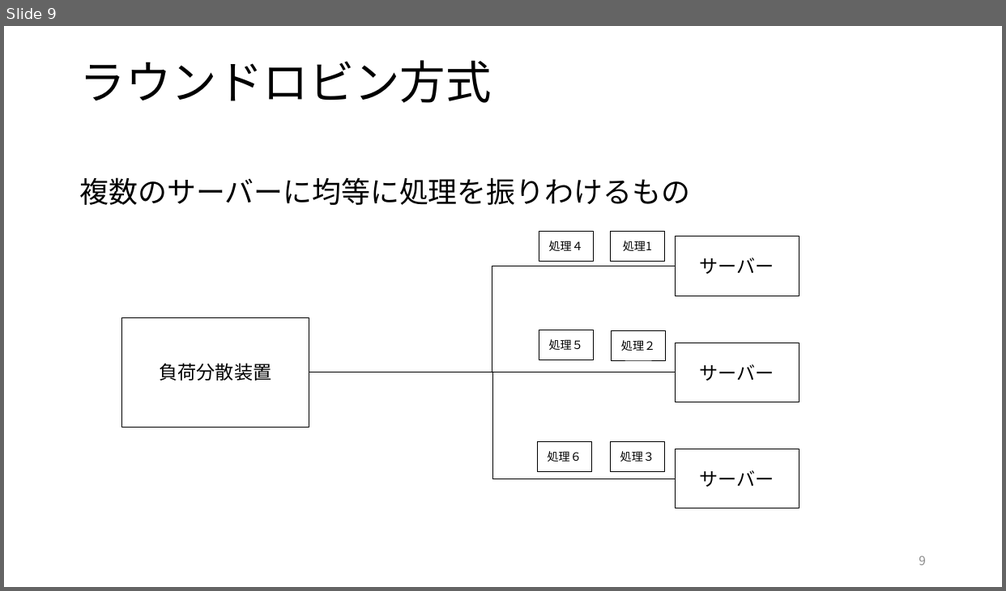
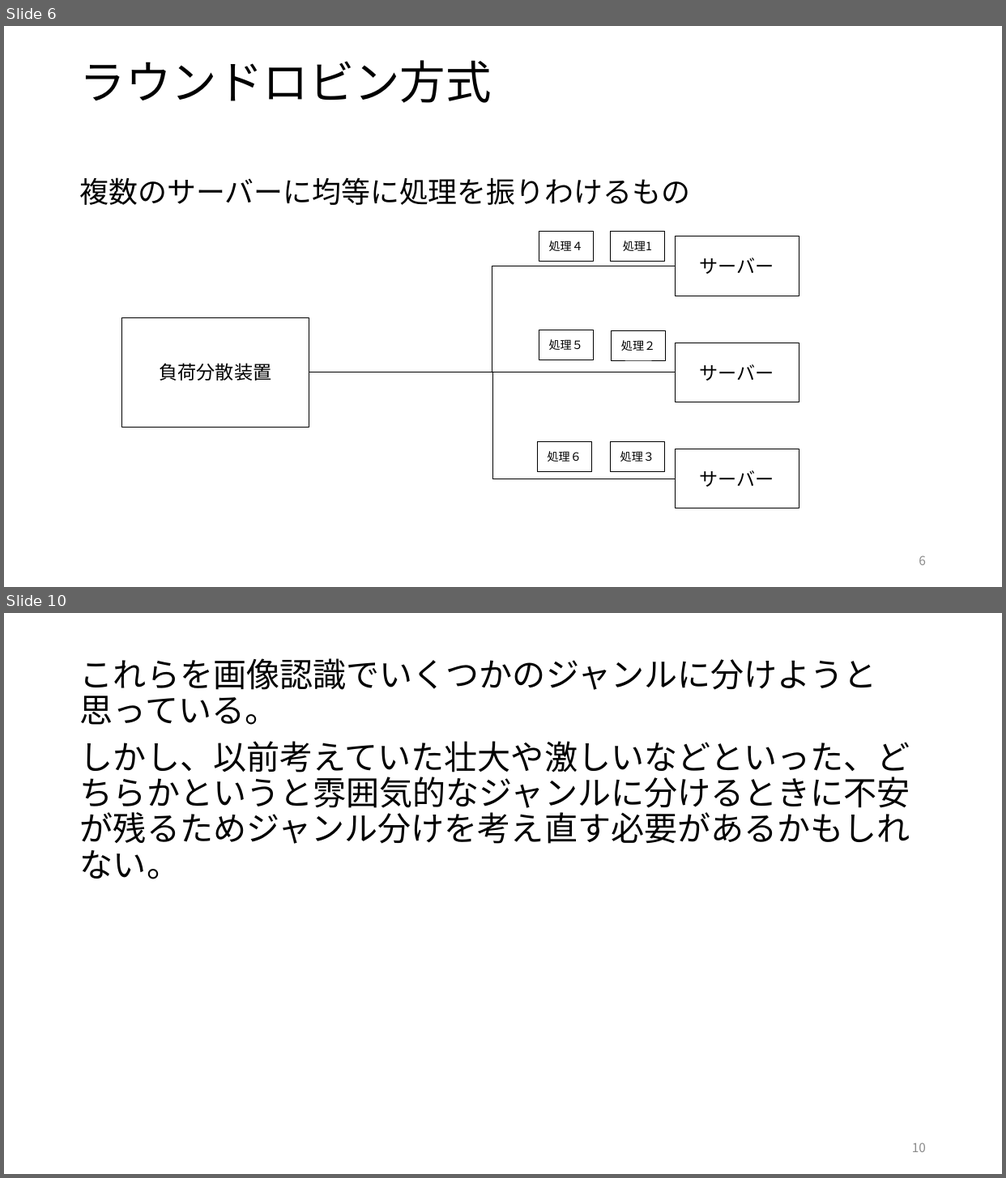
Before and after one commit to kait-takanolab/1821144-yoshii-thesis, a slide deck: 1821144_yoshii_sotsuken_0725.pptx. Shown one above the other, each under a label of ours: slide 9 before the commit, slides 6 and 10 after it; the slides between them are not shown. The pictures are 1006x591 and 1006x1178 pixels, drawn with LibreOffice and Linux fonts; fonts in the diff are those of the drawing. Boxes give left, top, right and bottom in pixels: in the first picture for what was removed or moved away, otherwise in the second. Text is boxed around its words. In the diff, an @@ line names an element or a change of style, - is before the commit and + after.

```diff
--- a/1821144_yoshii_sotsuken_0725.pptx
+++ b/1821144_yoshii_sotsuken_0725.pptx
@@ slide 10 added at (4,613,1002,1174), background #FFFFFF @@
@@ text added at (80,658,910,879), 32 pt, text #000000 @@
+これらを画像認識でいくつかのジャンルに分けようと思っている。
+しかし、以前考えていた壮大や激しいなどといった、どちらかというと雰囲気的なジャンルに分けるときに不安が残るためジャンル分けを考え直す必要があるかもしれない。
@@ page number added at (912,1143,926,1152), 12 pt, text #8C8C8C @@
+10
@@ what was slide 9 is now slide 6 @@
@@ page number at (918,556,926,565): text changed @@
-9
+6
```
Also in this commit, not shown: 6 slides changed, 2 other slides added, 2 slides removed.
